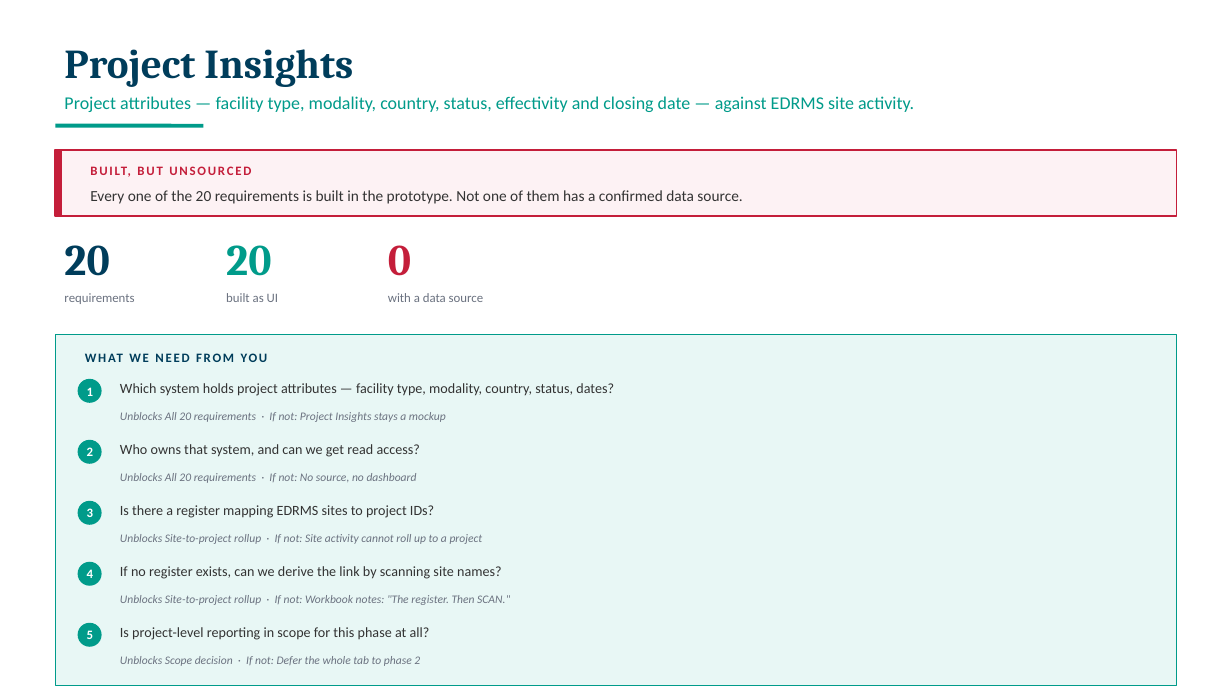
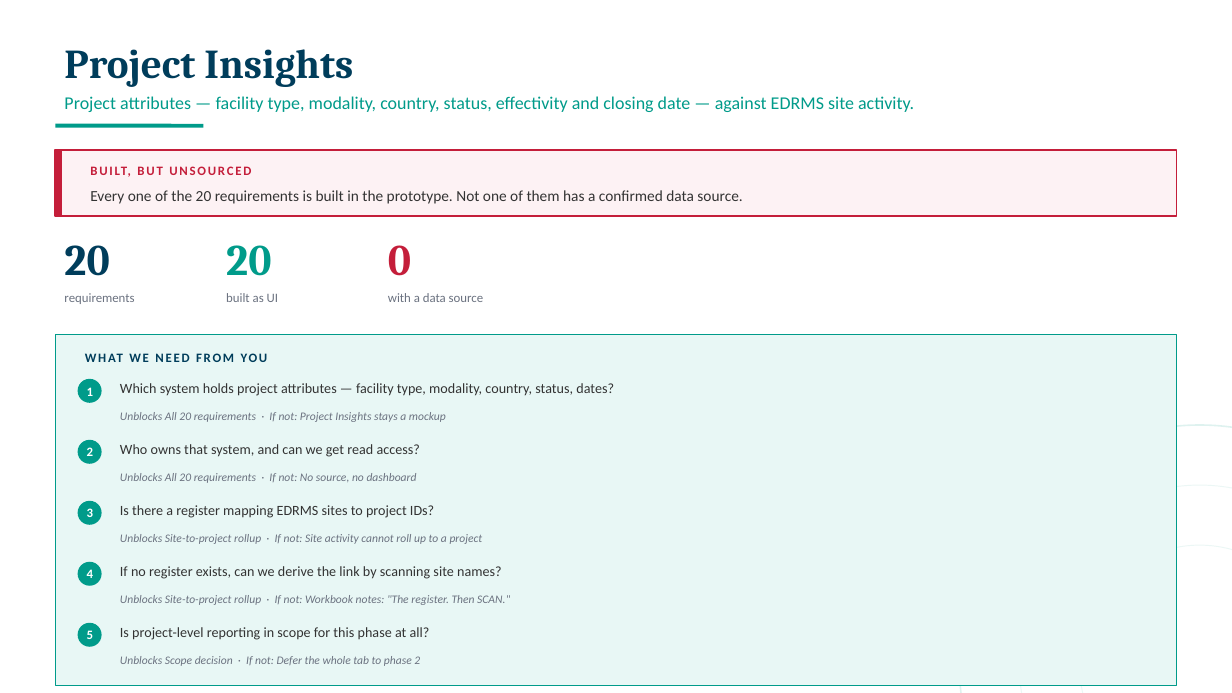
Before and after one commit to perezfiles01-droid/Jim, a slide deck: slide 10 of EDRMS_Workshop_Slides_20260825.pptx (slide 8 before the commit). Drawn at 1232x693 pixels with LibreOffice and Linux fonts; fonts in the diff are those of the drawing. Boxes give left, top, right and bottom in pixels: in the first picture for what was removed or moved away, otherwise in the second. Text is boxed around its words. In the diff, an @@ line names an element or a change of style, - is before the commit and + after.

```diff
--- a/EDRMS_Workshop_Slides_20260825.pptx
+++ b/EDRMS_Workshop_Slides_20260825.pptx
@@ ellipse added at (x1=959, y1=425, x2=1232, y2=693), outline #009B8A 1.25 pt @@
@@ ellipse added at (x1=1019, y1=485, x2=1232, y2=693), outline #009B8A 0.75 pt @@
@@ ellipse added at (x1=1080, y1=545, x2=1232, y2=693), outline #009B8A 0.75 pt @@
```
Also in this commit, not shown: 10 other slides changed, 3 slides added, 2 other files.
